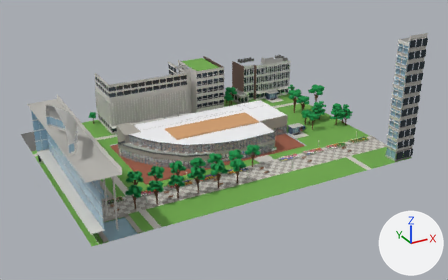
Before and after pictures for a commit that changed the FBX model unity/KatsushikaCampusDays/Assets/Models/Interiors/cafeteria.fbx.
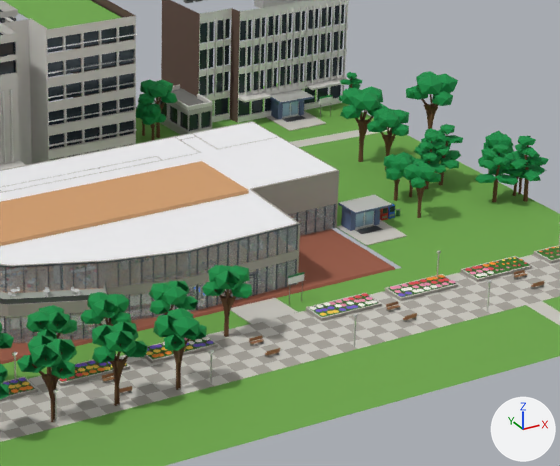
Old and new are each drawn whole from a 50 mm camera at (-122.0, -187.5, 106.7) aimed at (-10.1, 15.9, 5.0) and again close up on the part from 41% to 80% of the width and 22% to 74% of the height. Arrows for +X, +Y and +Z are at lower right; the lights stay in place. The first two pictures are the older version. Where no turn or scale is listed for an object, it has been applied to the vertices.

The first close-up shows 'ext_cafeteria', 'ext_cafeteria_trees', 'floor_cafeteria', 'wall_cafeteria' and 1 more.
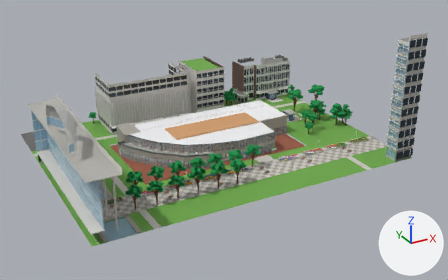
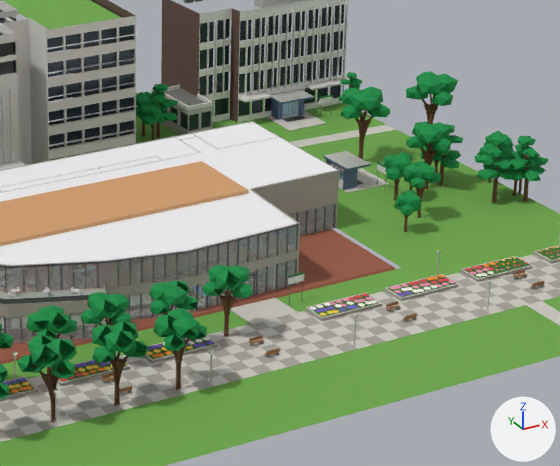
Location of each change, (x1, y1, x2, y2) in pixels of the close-ups (560 x 466 px; the box of a moved part takes in the faces that stretch with it):
part 1 of me_ext_cafeteria_trees, rebuilt
    before: (489, 168, 504, 175)
    after: (483, 164, 502, 173)
part 2 of me_ext_cafeteria_trees, deleted
    before: (140, 79, 508, 170)
part 3 of me_ext_cafeteria_trees, moved or reshaped
    before: (409, 141, 518, 202)
    after: (394, 122, 523, 232)
part 4 of me_ext_cafeteria_trees, moved or reshaped
    before: (136, 84, 177, 138)
    after: (136, 84, 178, 138)
part 5 of me_ext_cafeteria, moved or reshaped
    before: (338, 195, 392, 215)
    after: (323, 151, 371, 171)
part 6 of me_ext_cafeteria, moved or reshaped (not visible afterwards)
    before: (388, 203, 395, 219)
part 7 of me_ext_cafeteria, moved or reshaped (not visible afterwards)
    before: (380, 207, 388, 220)
part 8 of me_ext_cafeteria, deleted
    before: (337, 206, 407, 246)
part 9 of me_ext_cafeteria, added
    after: (326, 159, 389, 193)

The edits, one by one:
me_ext_cafeteria_trees is used by ob_ext_cafeteria_trees; location (0.0, 0.0, 0.0).
me_ext_cafeteria_trees had 4943 vertices, 4260 faces and spanned x -62.3..57.2, y -14.9..78.8, z 0.0..11.6.
me_ext_cafeteria_trees now has 4901 vertices, 4241 faces and spans x -62.3..57.2, y -14.9..78.8, z 0.0..11.6.
me_ext_cafeteria_trees part 1: the loose piece of 11 vertices spanning x 47.7..50.3, y 16.2..19.1, z 3.9..4.7 is rebuilt with 11 vertices and now spans x 47.4..50.2, y 16.5..20.0, z 4.0..4.9.
me_ext_cafeteria_trees part 2: 32 loose pieces with 320 vertices, spanning x 16.7..52.9, y 13.9..64.9, z 0.0..9.6, are deleted.
me_ext_cafeteria_trees part 3: 47 vertices moved within x 38.3..52.2, y 16.1..25.2, z 0.0..3.6; 249 vertices removed from x 36.8..53.4, y 13.0..27.9, z 0.0..8.7; 479 vertices added at x 28.9..53.8, y 11.7..27.9, z 0.0..9.9.
me_ext_cafeteria_trees part 4: 24 vertices moved from x 17.3..19.3, y 61.5..63.8, z 0.0..2.3 to x 17.1..19.4, y 61.5..64.0, z 0.0..3.3; 155 vertices removed from x 15.6..21.3, y 59.0..65.2, z 0.0..9.0; 203 vertices added at x 15.0..22.1, y 58.4..66.1, z 0.0..8.7.
Other edits to the shape of me_ext_cafeteria_trees do not show in these pictures.
me_ext_cafeteria is used by ob_ext_cafeteria; location (0.0, 0.0, 0.0).
me_ext_cafeteria had 12130 vertices, 6910 faces and spanned x -79.4..53.1, y -26.0..74.3, z 0.0..50.7.
me_ext_cafeteria now has 12154 vertices, 6928 faces and spans x -79.4..53.1, y -26.0..74.3, z 0.0..50.7.
me_ext_cafeteria part 5: the loose piece of 8 vertices spanning x 23.4..29.4, y 15.4..19.4, z 3.3..3.6 is scaled about its middle by (0.675, 1.48, 1), then moved by (7.2, 14.9, 0.0).
me_ext_cafeteria part 6: the loose piece of 8 vertices spanning x 31.2..32.2, y 18.4..19.1, z 0.0..1.8 is scaled about its middle by (0.75, 1.33, 1), then moved by (0.6, 17.7, 0.0), in mat_vending_red (red #c21918).
me_ext_cafeteria part 7: the loose piece of 8 vertices spanning x 30.0..31.0, y 18.3..19.1, z 0.0..1.8 is scaled about its middle by (0.75, 1.33, 1), then moved by (1.7, 18.9, 0.0), in mat_vending_blue (blue #1054b8).
me_ext_cafeteria part 8: 17 loose pieces with 170 vertices, spanning x 23.1..33.3, y 12.2..19.4, z 0.0..3.3, are deleted.
me_ext_cafeteria part 9: 194 vertices added at x 31.6..38.8, y 26.3..39.2, z 0.0..4.0.
Other edits to the shape of me_ext_cafeteria do not show in these pictures.
